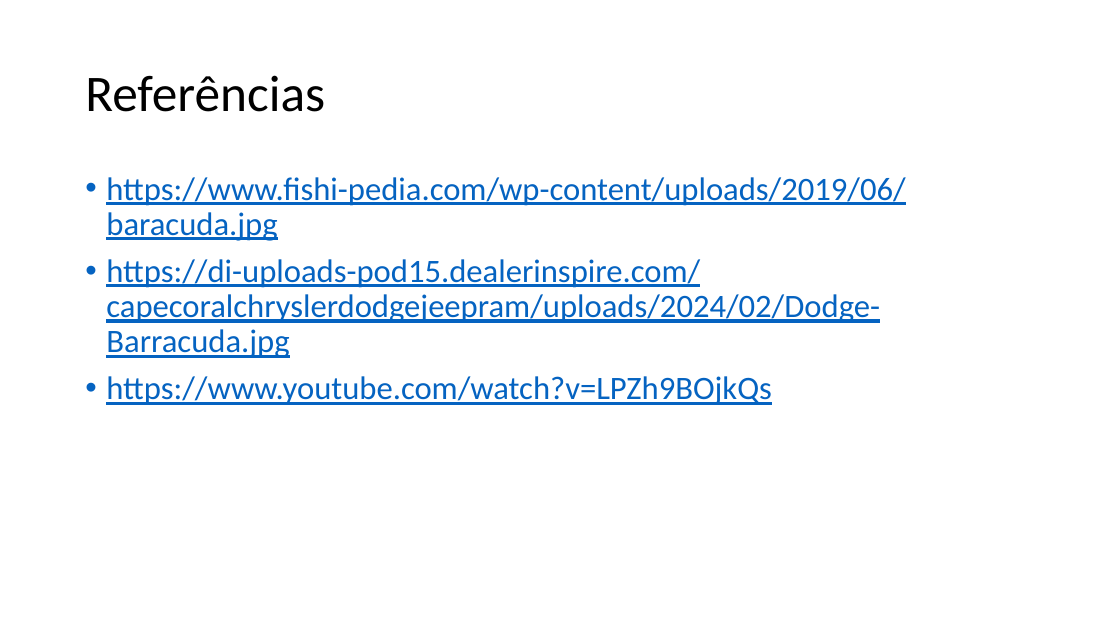
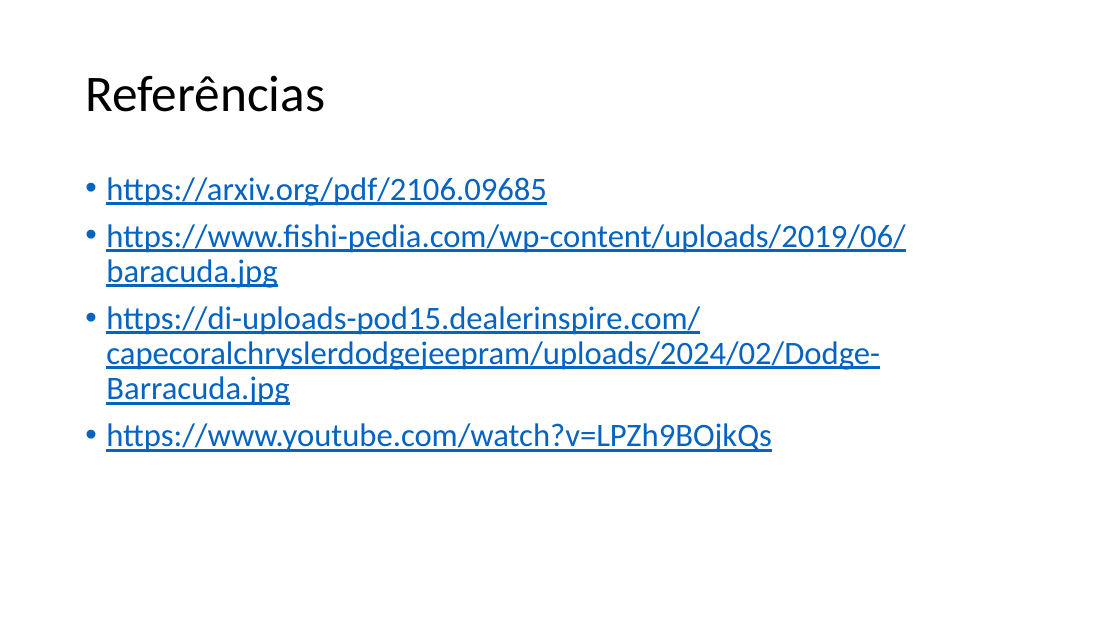
Before and after one commit to guerrato/guerrato_967_tp558, a slide deck: slide 39 of seminarios/ciclo 2/TP558_LoRA.pptx (slide 29 before the commit). Drawn at 1120x630 pixels with LibreOffice and Linux fonts; fonts in the diff are those of the drawing. Boxes give left, top, right and bottom in pixels: in the first picture for what was removed or moved away, otherwise in the second. Text is boxed around its words. In the diff, an @@ line names an element or a change of style, - is before the commit and + after.

```diff
--- a/seminarios/ciclo 2/TP558_LoRA.pptx
+++ b/seminarios/ciclo 2/TP558_LoRA.pptx
@@ text at box(106, 177, 547, 206): paragraph added @@
+• https://arxiv.org/pdf/2106.09685
```
Also in this commit, not shown: 3 other slides changed, 10 slides added.
